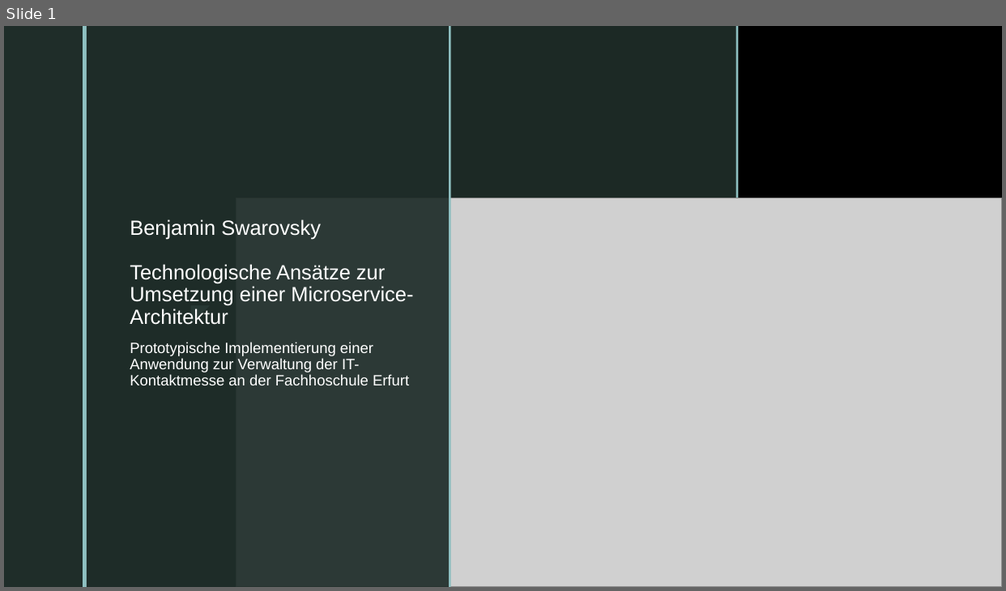
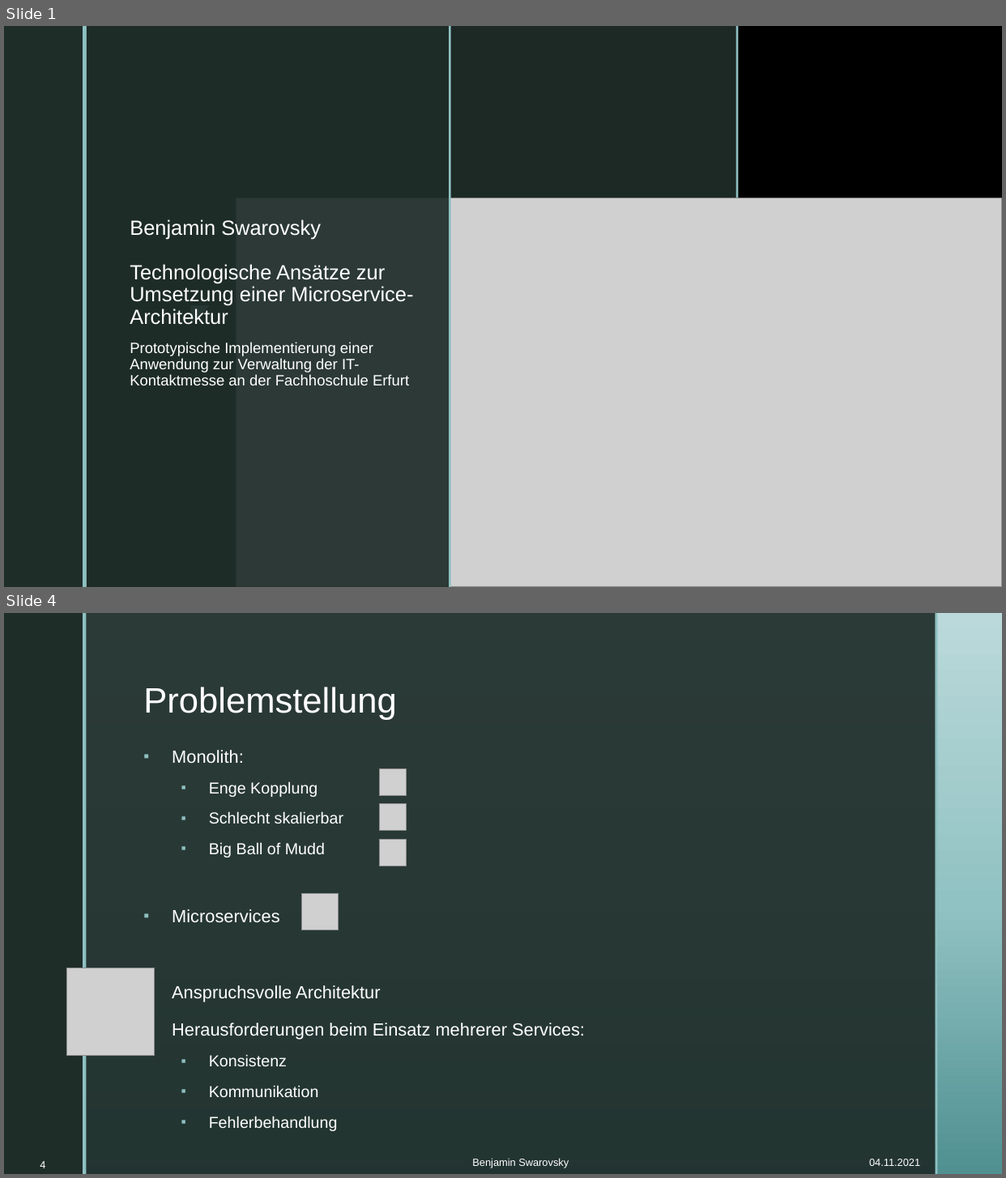
Before and after one commit to BenjaminS01/Abschluss, a slide deck: Vortrag.pptx. Shown one above the other, each under a label of ours: slide 1 before the commit, slides 1 and 4 after it; the slides between them are not shown. The pictures are 1006x591 and 1006x1178 pixels, drawn with LibreOffice and Linux fonts; fonts in the diff are those of the drawing; grey boxes stand for pictures; background and template pictures are left out. Boxes give left, top, right and bottom in pixels: in the first picture for what was removed or moved away, otherwise in the second. Text is boxed around its words. In the diff, an @@ line names an element or a change of style, - is before the commit and + after.

Commit message:
Vortrag Problemstellung

```diff
--- a/Vortrag.pptx
+++ b/Vortrag.pptx
@@ slide 4 added at [4,613,1002,1174], background picture (left out) @@
@@ rectangle added at [4,613,83,1174], fill #1F2D29 @@
@@ rectangle added at [83,613,87,1174], fill #8EC0C1 @@
@@ rectangle added at [87,613,936,1174], fill #1F2D29 at 92% opacity @@
@@ rectangle added at [936,613,938,1174], fill #8EC0C1 @@
@@ title added at [143,687,396,720], 34 pt, text #FFFFFF @@
+Problemstellung
@@ text added at [172,750,585,1131], 17 pt, text #FFFFFF @@
+▪ Monolith:
+  ▪ Enge Kopplung
+  ▪ Schlecht skalierbar
+  ▪ Big Ball of Mudd
+▪ Microservices
+▪ Anspruchsvolle Architektur
+▪ Herausforderungen beim Einsatz mehrerer Services:
+  ▪ Konsistenz
+  ▪ Kommunikation
+  ▪ Fehlerbehandlung
@@ picture added at [379,769,406,796] @@
@@ picture added at [379,804,406,831] @@
@@ picture added at [379,839,406,866] @@
@@ picture added at [302,894,339,931] @@
@@ picture added at [67,968,155,1055] @@
@@ page number added at [40,1161,45,1169], 10 pt, text #FFFFFF @@
+4
@@ text added at [472,1158,569,1169], 10 pt, text #FFFFFF @@
+Benjamin Swarovsky
@@ text added at [869,1159,920,1166], 10 pt, text #FFFFFF @@
+04.11.2021
```
Also in this commit, not shown: 1 slide changed, 2 other slides added.
